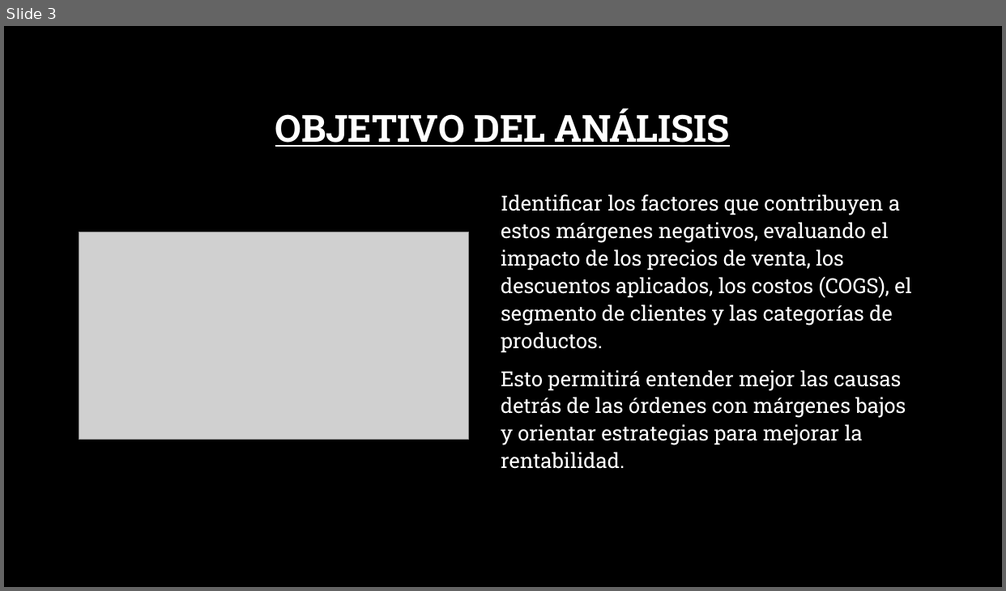
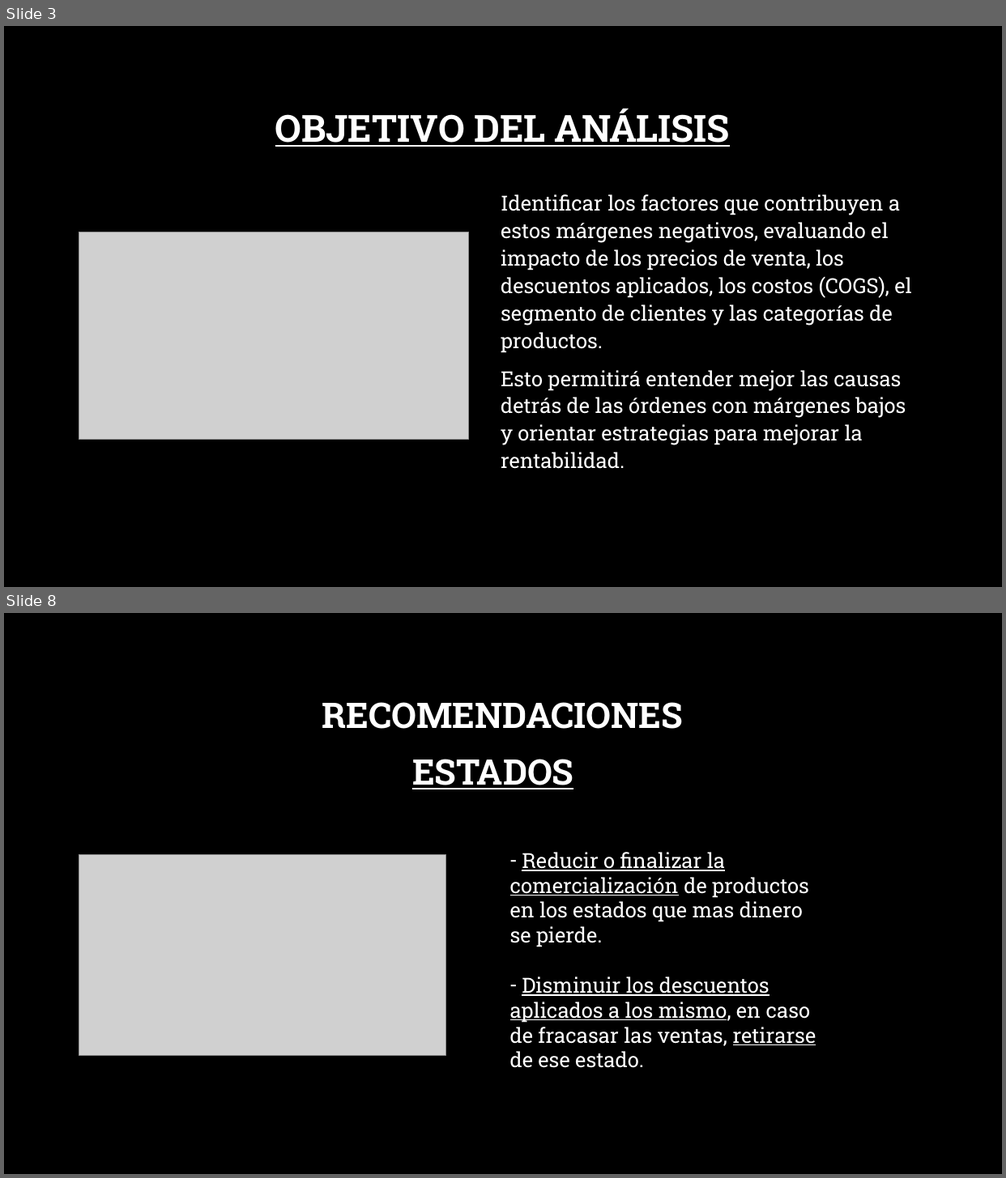
Before and after one commit to aSalomon96/lab1, a slide deck: Presentacion_lab1.pptx. Shown one above the other, each under a label of ours: slide 3 before the commit, slides 3 and 8 after it; the slides between them are not shown. The pictures are 1006x591 and 1006x1178 pixels, drawn with LibreOffice and Linux fonts; fonts in the diff are those of the drawing; grey boxes stand for pictures; background and template pictures are left out. Boxes give left, top, right and bottom in pixels: in the first picture for what was removed or moved away, otherwise in the second. Text is boxed around its words. In the diff, an @@ line names an element or a change of style, - is before the commit and + after.

```diff
--- a/Presentacion_lab1.pptx
+++ b/Presentacion_lab1.pptx
@@ slide 8 added at (4, 613, 1002, 1174), background picture (left out) @@
@@ title added at (322, 702, 683, 729), 34 pt, text #FFFFFF, bold @@
+RECOMENDACIONES
@@ text added at (412, 759, 573, 790), 34 pt, text #FFFFFF, bold, underline @@
+ESTADOS
@@ picture added at (79, 855, 445, 1055) @@
@@ text added at (510, 852, 816, 1068), 20 pt, text #FFFFFF, underline @@
+– Reducir o finalizar la comercialización de productos en los estados que mas dinero se pierde.
+– Disminuir los descuentos aplicados a los mismo, en caso de fracasar las ventas, retirarse de ese estado.
```
Also in this commit, not shown: 1 slide changed, 6 other slides added, 1 slide removed, 4 other files.
